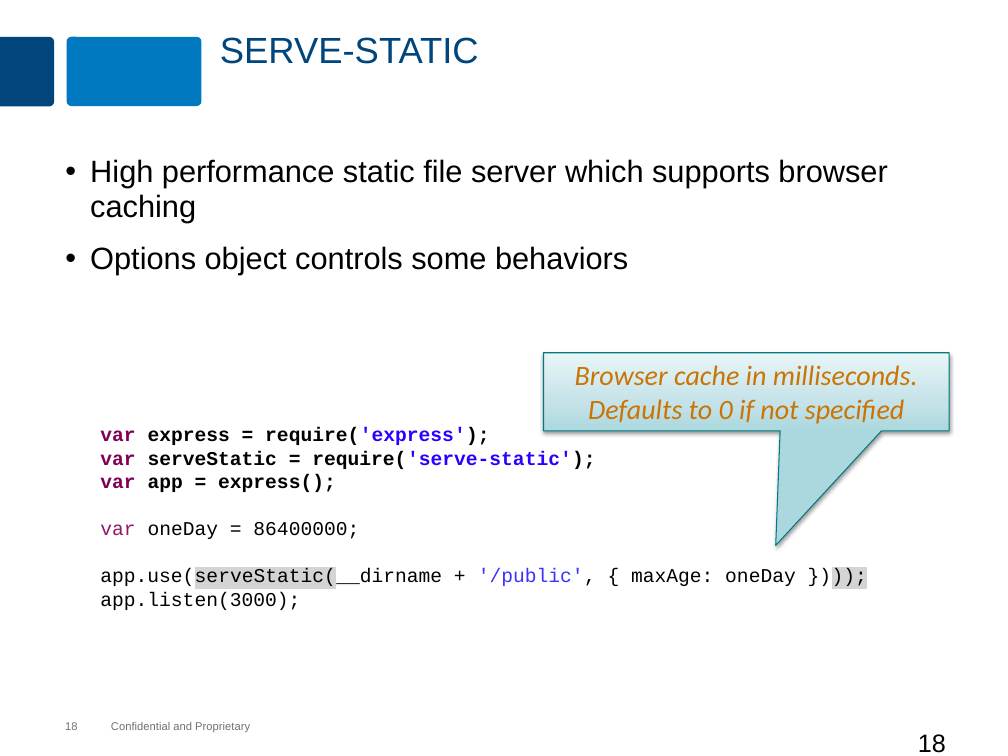
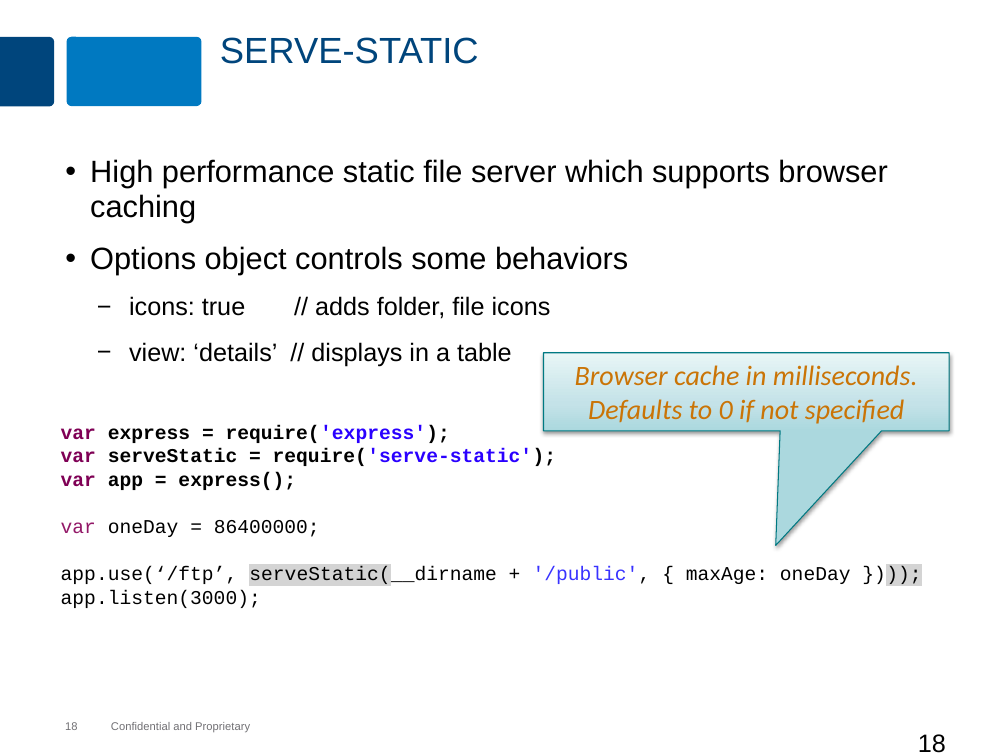
Before and after one commit to MaxMillington/nodePractice, a slide deck: slide 18 of node/lesson-60-express-middleware/express-middleware.pptx. Drawn at 1008x756 pixels with LibreOffice and Linux fonts; fonts in the diff are those of the drawing; background and template pictures are left out. Boxes give left, top, right and bottom in pixels: in the first picture for what was removed or moved away, otherwise in the second. Text is boxed around its words. In the diff, an @@ line names an element or a change of style, - is before the commit and + after.

Commit message:
Fixed page with 'serve-index'

```diff
--- a/node/lesson-60-express-middleware/express-middleware.pptx
+++ b/node/lesson-60-express-middleware/express-middleware.pptx
@@ text at box(129, 296, 551, 367): paragraphs added @@
+  − icons: true // adds folder, file icons
+  − view: ‘details’ // displays in a table
@@ text "var express = require('express');": place and size @@
-text "var express = require('express');" at box(100, 427, 796, 610)
+text "var express = require('express');" at box(61, 425, 851, 608)
@@ text at box(61, 566, 851, 586): text changed @@
-app.use(serveStatic(__dirname + '/public', { maxAge: oneDay })));
+app.use(‘/ftp’, serveStatic(__dirname + '/public', { maxAge: oneDay })));
```
